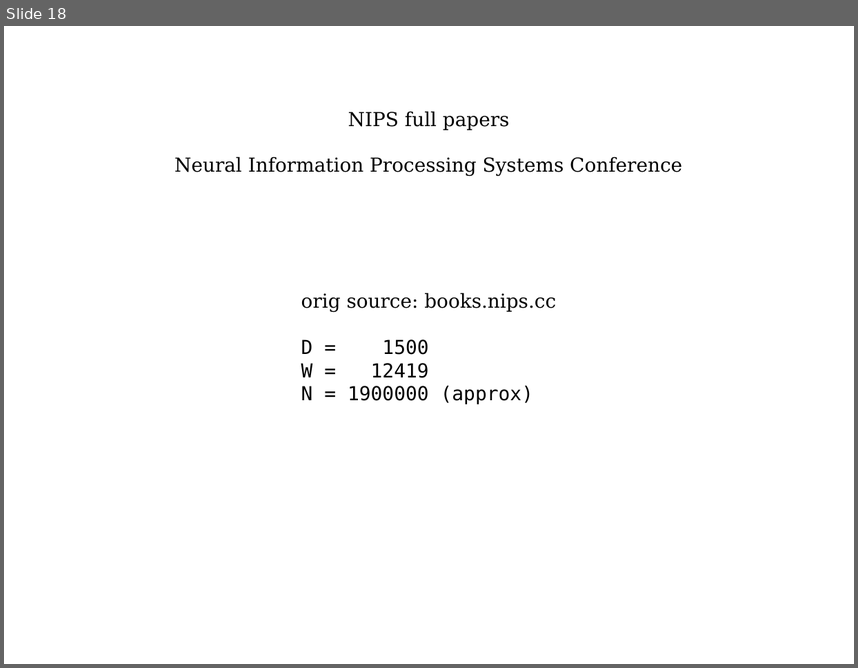
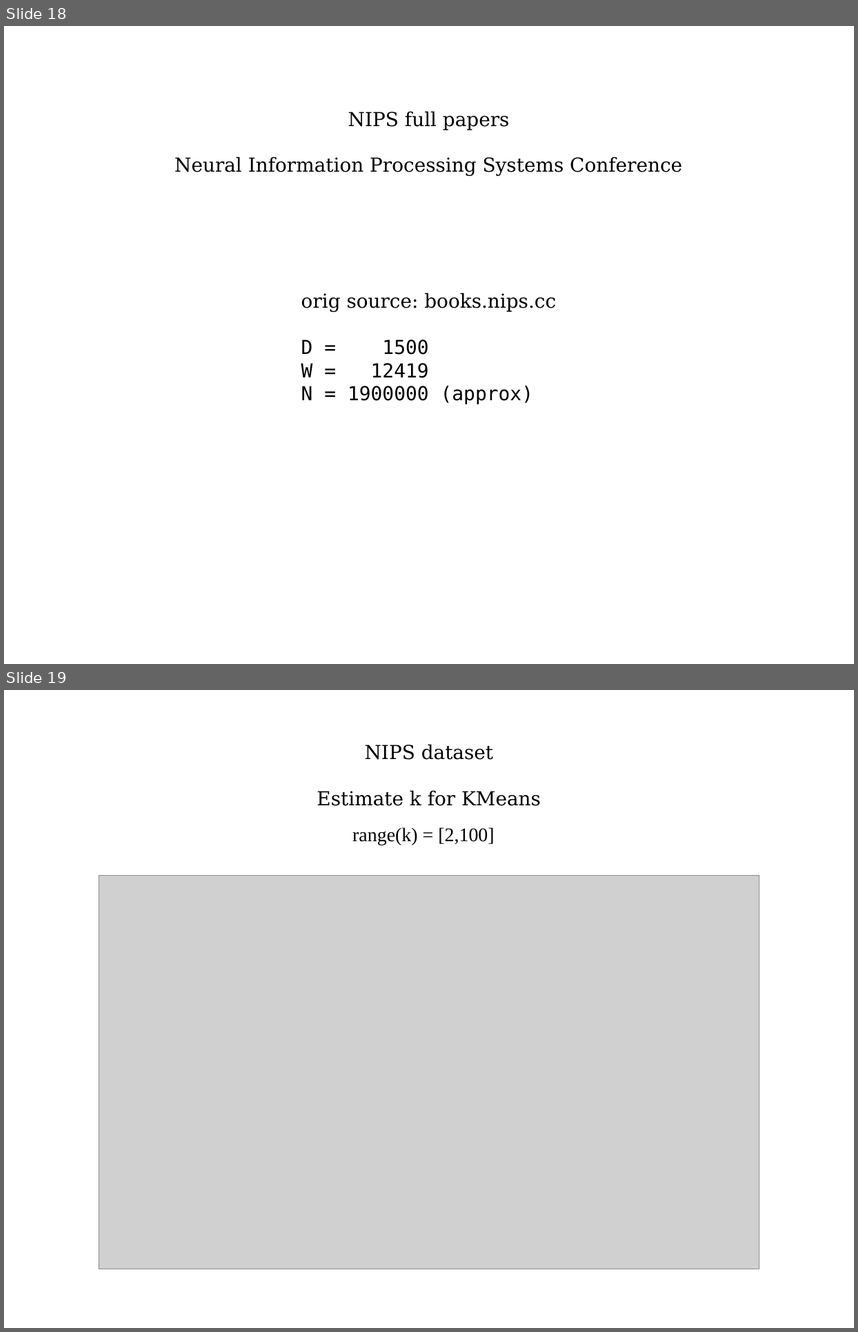
Before and after one commit to vitalv/doc-clustering-topic-modeling, a slide deck: doc-clustering-topic-modeling.odp. Shown one above the other, each under a label of ours: slide 18 before the commit, slides 18 and 19 after it. The pictures are 858x668 and 858x1332 pixels, drawn with LibreOffice and Linux fonts; fonts in the diff are those of the drawing; grey boxes stand for pictures. Boxes give left, top, right and bottom in pixels: in the first picture for what was removed or moved away, otherwise in the second. Text is boxed around its words. In the diff, an @@ line names an element or a change of style, - is before the commit and + after.

```diff
--- a/doc-clustering-topic-modeling.odp
+++ b/doc-clustering-topic-modeling.odp
@@ slide 19 added at [4, 690, 854, 1328], background #FFFFFF @@
@@ text added at [365, 744, 493, 760], 18 pt, text #000000 @@
+NIPS dataset
@@ text added at [317, 790, 541, 806], 18 pt, text #000000 @@
+Estimate k for KMeans
@@ text added at [352, 827, 494, 845], 18 pt, text #000000 @@
+range(k) = [2,100]
@@ picture added at [99, 875, 759, 1268] @@
```
Also in this commit, not shown: 5 slides changed, 3 other slides added, 1 slide removed, 3 other files.
